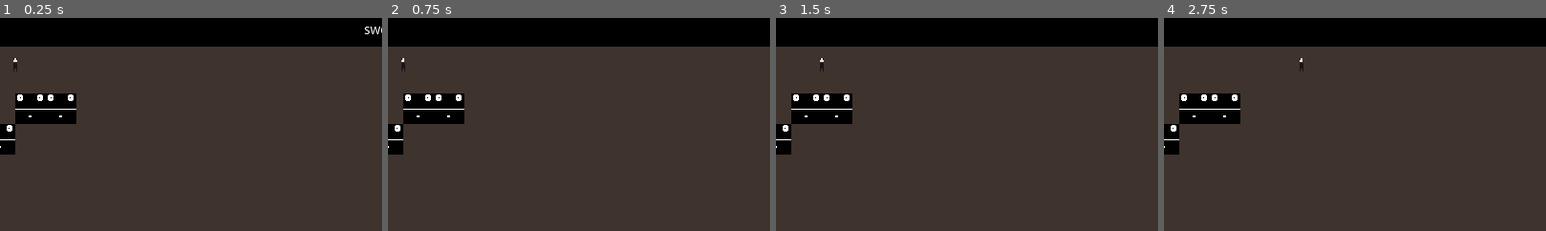
Above: before the commit, frames 1-4 (left to right).
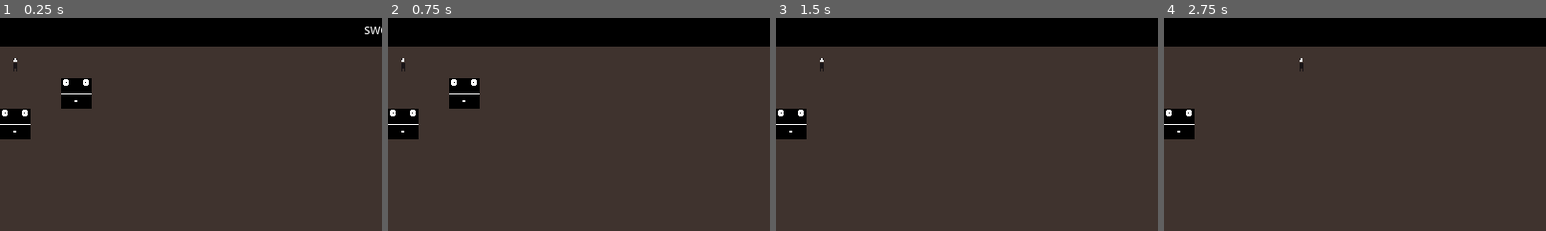
Above: after the commit, the same moments.

Repository: Academia-Team/Academia-Fall-of-the-Citadel
Game: Godot game, scene res://scene/gamescr.tscn
Two runs of this game, one before a commit and one after it. Both use one fixed random seed, a clock stepped at 60 frames per second and the inputs below.
Inputs:
- Up to frame 1 (0.25 s): no input
- Up to frame 2 (0.75 s): tap Enter at 0.5 s; hold Right (move_right) from 0.53 s (still down); tap Space (action) at 0.6 s
- Up to frame 3 (1.5 s): release Right (move_right) at 1.28 s; hold Down (move_down) from 1.28 s (still down); tap Ctrl (stay) at 1.35 s
- Up to frame 4 (2.75 s): tap Space (action) at 2, 2.1 s; release Down (move_down) at 2.03 s; hold Right (move_right) from 2.03 s (still down)
The pictures show only the part of the screen within x 0-50%, y 0-50%; the shares and areas given below are measured in that part.

The runs differ from the first frame. In frame 1, 3.6% of the frame differs, in the area x 0-24%, y 28-65%; in frame 2, 3.6%; in frame 3, 3.0%; in frame 4, 3.0%.

Commit message:
Fix zombie positioning issues
That issue has been replaced with a collision issue. If the player is a cell above an enemy, the collision triggers.

Diff:
--- a/scene/zombie.tscn
+++ b/scene/zombie.tscn
@@ -4,14 +4,15 @@
 [ext_resource path="res://scene/zombie.gd" type="Script" id=2]
 
 [sub_resource type="RectangleShape2D" id=1]
-extents = Vector2( 15, 15 )
+extents = Vector2( 16, 16 )
 
 [node name="zombie" type="Area2D"]
 script = ExtResource( 2 )
 
 [node name="collisionBox" type="CollisionShape2D" parent="."]
-position = Vector2( 0, 1 )
+position = Vector2( 16, -16 )
 shape = SubResource( 1 )
 
 [node name="Sprite" type="Sprite" parent="."]
+position = Vector2( 16, -16 )
 texture = ExtResource( 1 )
